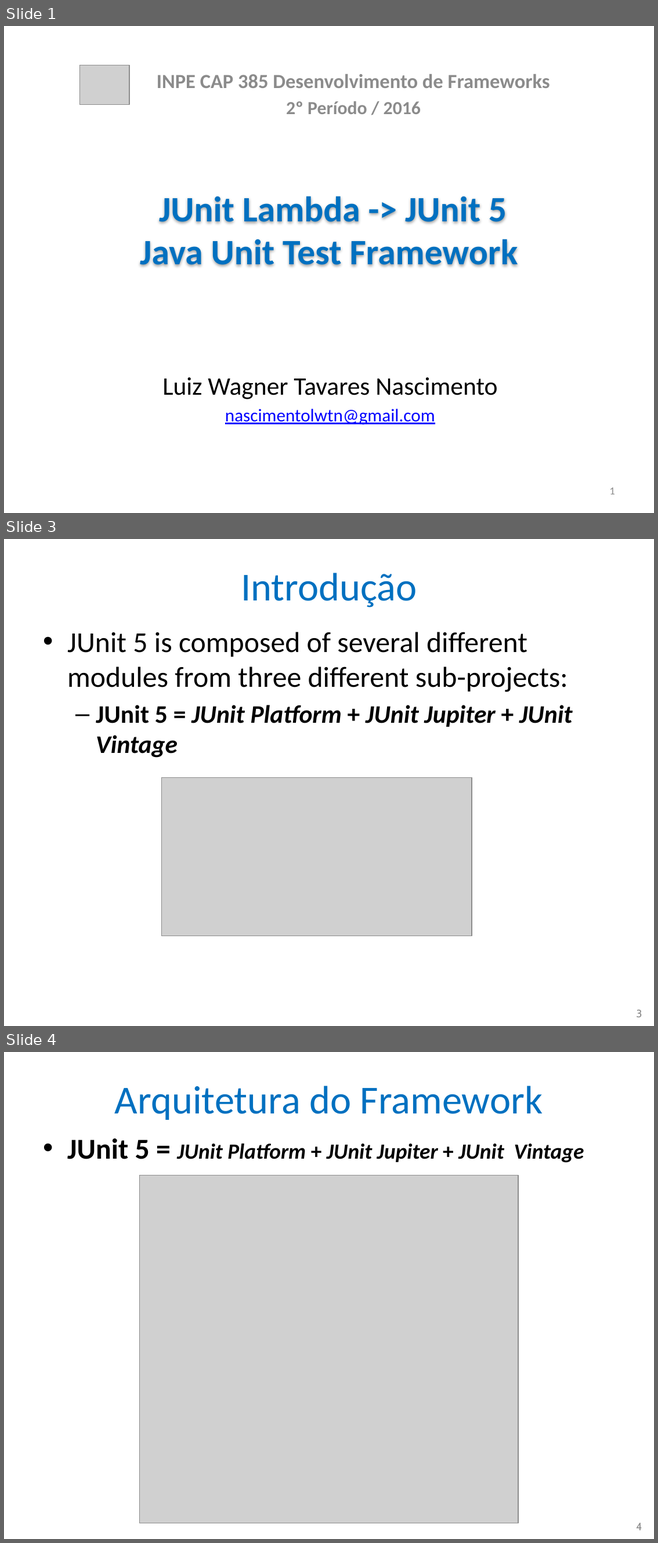
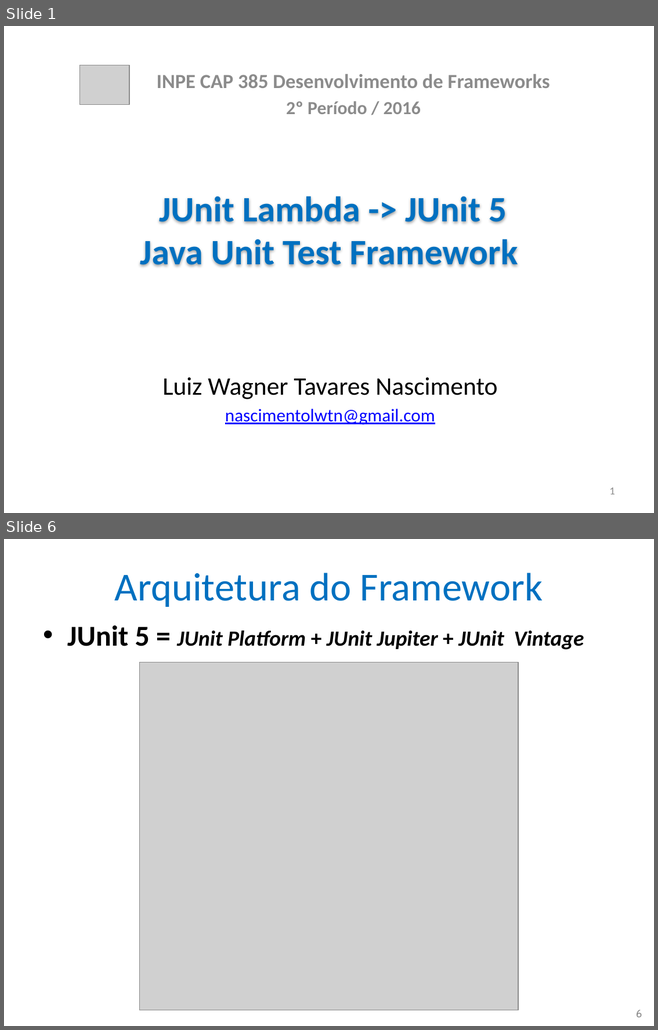
Before and after one commit to nascimentolwtn/INPE-CAP-385_DesenvolvimentoFrameworks, a slide deck: CAP385-00-Presentations/02-JUnit 5/02-JUnit 5.pptx. Shown one above the other, each under a label of ours: slides 1, 3 and 4 before the commit, slides 1 and 6 after it; the slides between them are not shown. The pictures are 658x1543 and 658x1030 pixels, drawn with LibreOffice and Linux fonts; fonts in the diff are those of the drawing; grey boxes stand for pictures. Boxes give left, top, right and bottom in pixels: in the first picture for what was removed or moved away, otherwise in the second. Text is boxed around its words. In the diff, an @@ line names an element or a change of style, - is before the commit and + after.

Commit message:
Classes para slide do Ciclo de Vida JUnit5

```diff
--- a/CAP385-00-Presentations/02-JUnit 5/02-JUnit 5.pptx
+++ b/CAP385-00-Presentations/02-JUnit 5/02-JUnit 5.pptx
@@ slide 3 removed at [4,539,654,1026], background #FFFFFF @@
@@ title removed at [241,573,416,607] @@
-Introdução
@@ text removed at [67,632,572,758] @@
-• JUnit 5 is composed of several different modules from three different sub-projects:
-  – JUnit 5 = JUnit Platform + JUnit Jupiter + JUnit Vintage
@@ picture removed at [162,777,471,936] @@
@@ page number removed at [636,1010,641,1017] @@
-3
@@ what was slide 4 is now slide 6 @@
@@ page number at [636,1010,642,1017]: text changed @@
-4
+6
```
Also in this commit, not shown: 1 slide changed, 3 slides added, 5 other files.
